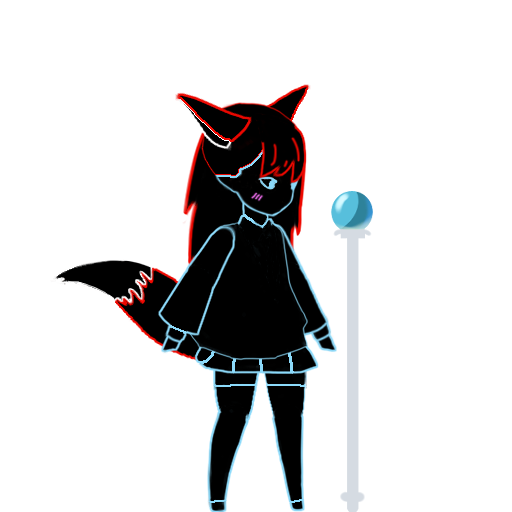
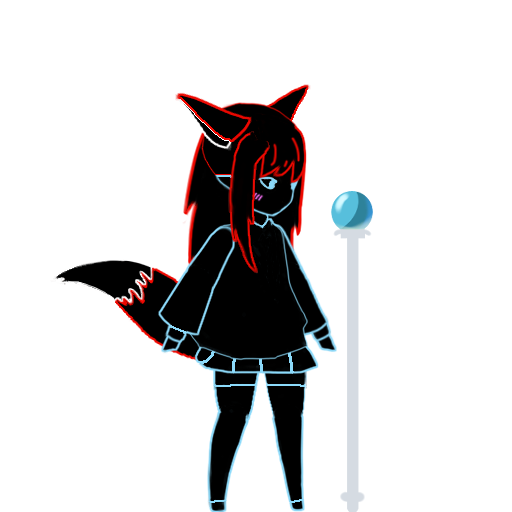
Layered file, before and after one edit (512×512). Changes by layer:
showed "13 hair side" over [228, 131, 270, 274]
